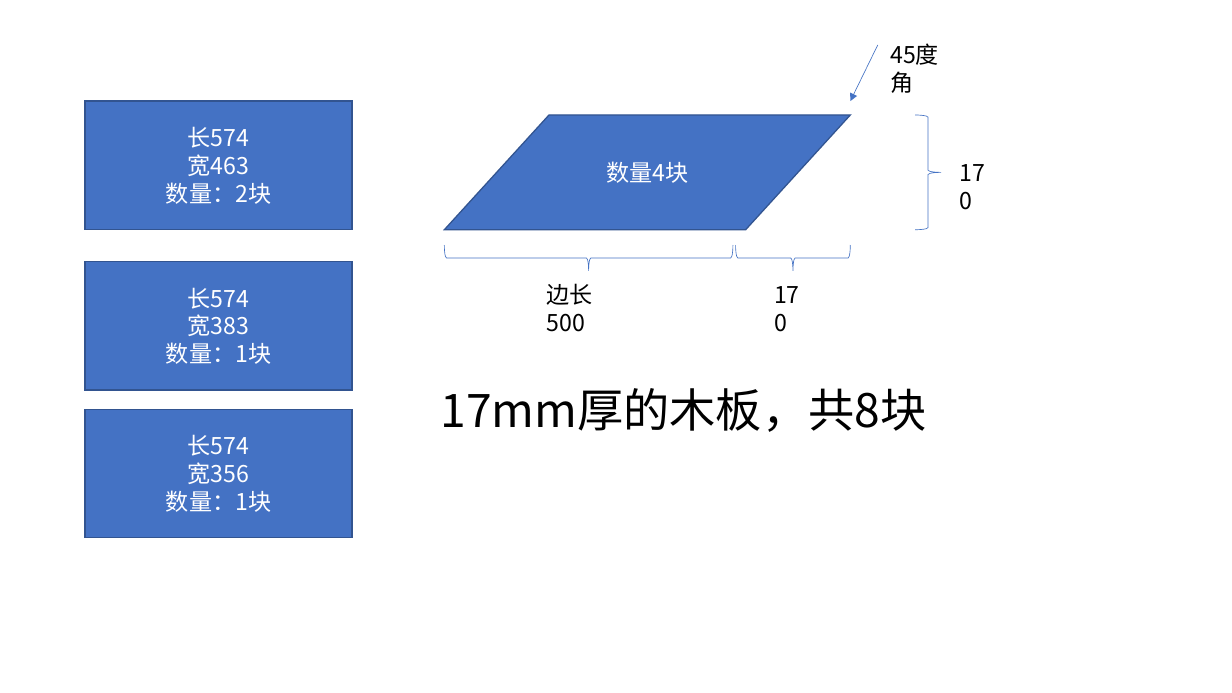
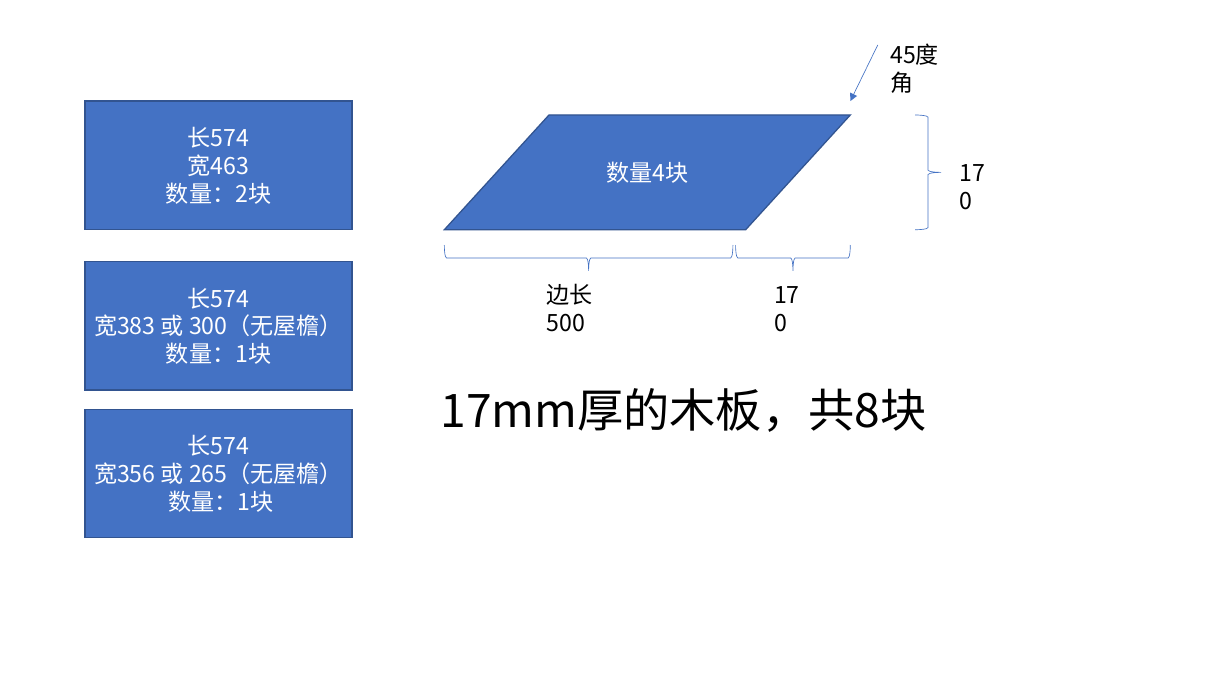
Before and after one commit to hongming/feixingchuan_fengfan, a slide deck: slide 2 of attachments/物料表.pptx (slide 1 before the commit). Drawn at 1232x693 pixels with LibreOffice and Linux fonts; fonts in the diff are those of the drawing. Boxes give left, top, right and bottom in pixels: in the first picture for what was removed or moved away, otherwise in the second. Text is boxed around its words. In the diff, an @@ line names an element or a change of style, - is before the commit and + after.

```diff
--- a/attachments/物料表.pptx
+++ b/attachments/物料表.pptx
@@ text in rectangle at (94, 314, 343, 336): text changed @@
-宽383
+宽383 或 300（无屋檐）
@@ text in rectangle at (94, 462, 343, 484): text changed @@
-宽356
+宽356 或 265（无屋檐）
```
Also in this commit, not shown: 1 other slide changed, 1 slide added, 1 slide removed, 10 other files.
